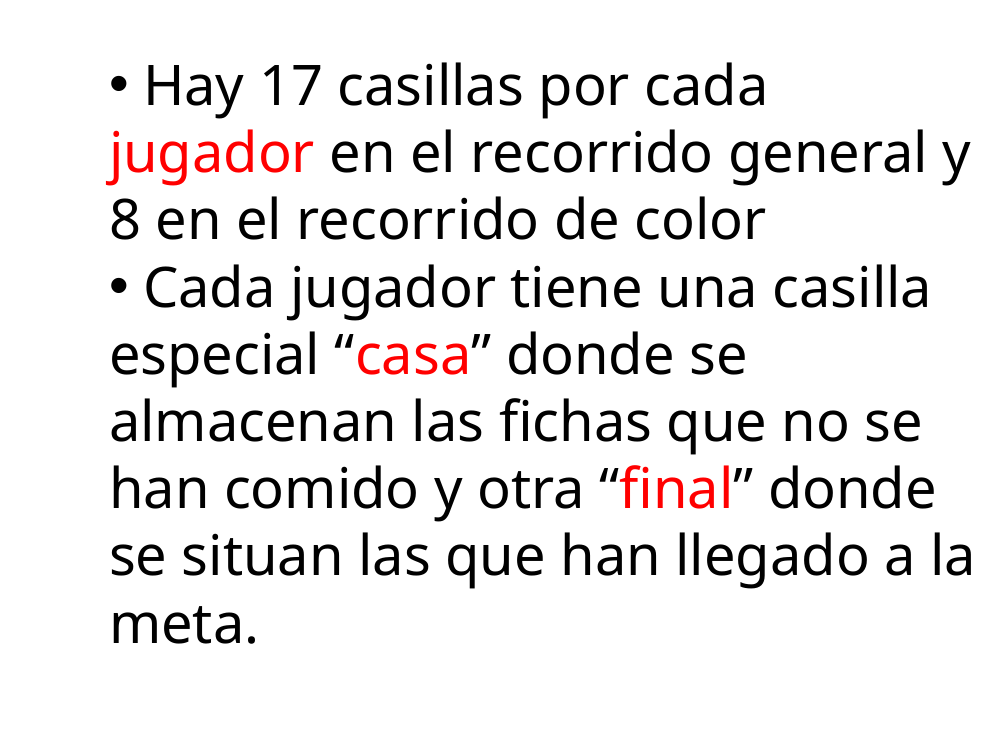
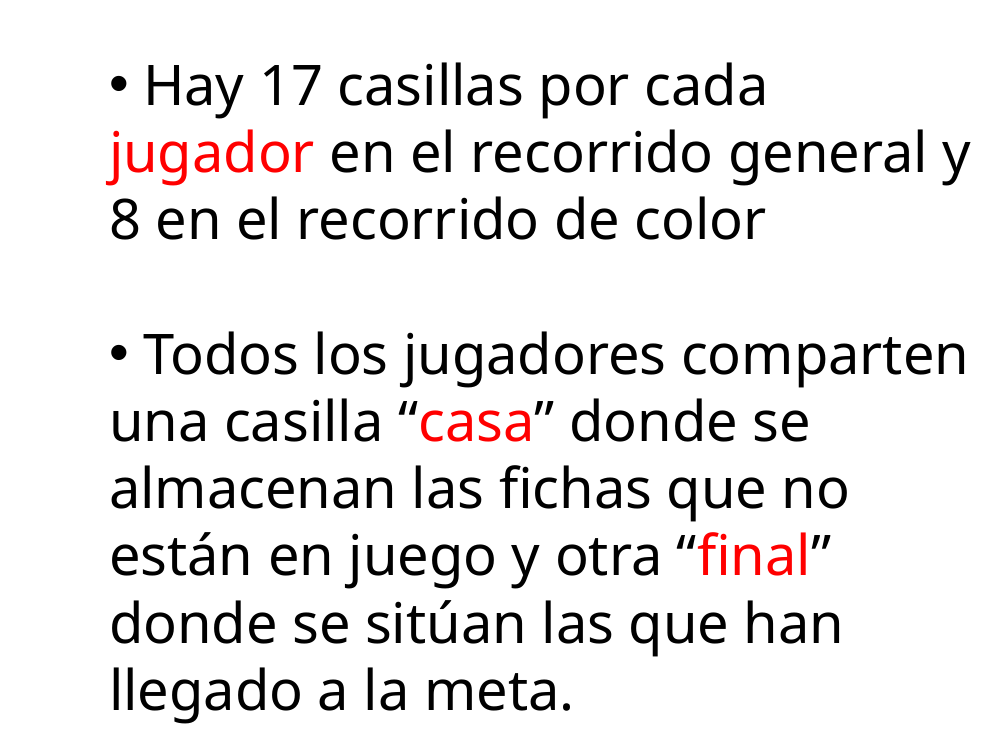
Before and after one commit to kikeacedo/Parchis, a slide deck: slide 8 of Parchis.pptx. Drawn at 1008x756 pixels with LibreOffice and Linux fonts; fonts in the diff are those of the drawing. Boxes give left, top, right and bottom in pixels: in the first picture for what was removed or moved away, otherwise in the second. Text is boxed around its words. In the diff, an @@ line names an element or a change of style, - is before the commit and + after.

Commit message:
1.0
Terminado para 1 Jugador

```diff
--- a/Parchis.pptx
+++ b/Parchis.pptx
@@ text at (109, 331, 969, 724): text changed @@
-• Cada jugador tiene una casilla especial “casa” donde se almacenan las fichas que no se han comido y otra “final” donde se situan las que han llegado a la meta.
+• Todos los jugadores comparten una casilla “casa” donde se almacenan las fichas que no están en juego y otra “final” donde se sitúan las que han llegado a la meta.
```
Also in this commit, not shown: 12 other slides changed, 7 slides added, 5 slides removed, 36 other files.
